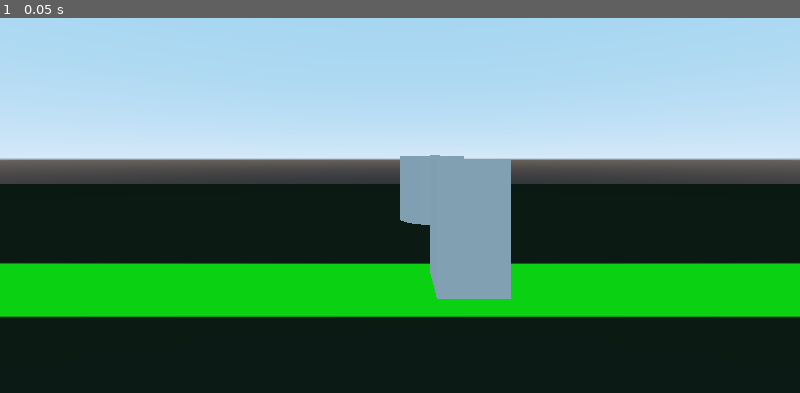
Above: before the commit, frame 1.
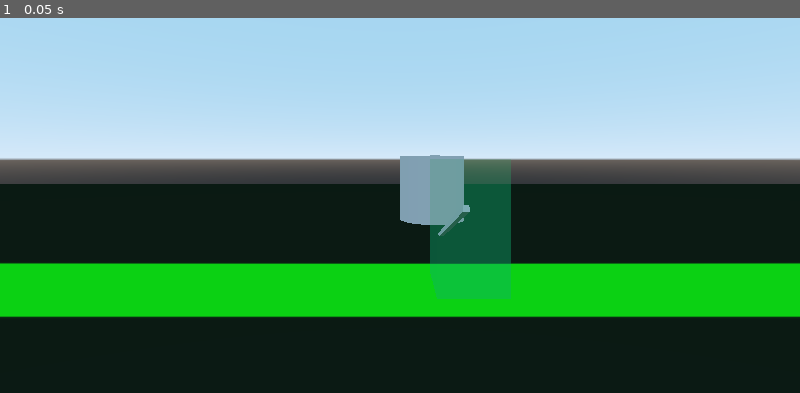
Above: after the commit, the same moment.

Repository: Paulpanther/MultiplayerTowerDefense
Game: Godot game, scene res://game/game.tscn
Same seed, same stepped clock (60 frames per second), same inputs: the game is played once before the commit and once after it.
Inputs:
- Up to frame 1 (0.05 s): no input

The runs differ from the first frame. In frame 1, 3.0% of the frame differs, in the area x 53-64%, y 37-75%.
Error in both runs: Assertion failed. (res://addons/multiplayer/NetworkGame.gd:84)

Commit message:
add correct hand movement

Diff:
--- a/player/CameraOrbit.gd
+++ b/player/CameraOrbit.gd
@@ -36,7 +36,10 @@
 
 	rotation_degrees.x += rot.x
 	rotation_degrees.x = clamp(rotation_degrees.x, minLookAngle, maxLookAngle)
+
 	hand.rotation_degrees.x += rot.x
+	hand.rotation_degrees.x = clamp(hand.rotation_degrees.x, minLookAngle + 90, maxLookAngle + 90)
+	#print(hand.rotation_degrees.x)
 
 	player.rotation_degrees.y -= rot.y
 
--- a/player/player.tscn
+++ b/player/player.tscn
@@ -11,6 +11,10 @@
 
 [sub_resource type="CubeMesh" id=2]
 size = Vector3( 1, 2, 1 )
+
+[sub_resource type="SpatialMaterial" id=4]
+flags_transparent = true
+albedo_color = Color( 0.0627451, 0.941176, 0.560784, 0.286275 )
 
 [sub_resource type="CubeMesh" id=3]
 size = Vector3( 0.1, 5, 0.1 )
@@ -32,7 +36,7 @@
 transform = Transform( 1, 0, 0, 0, 1, 0, 0, 0, 1, 0, 1, 0 )
 mesh = SubResource( 2 )
 skeleton = NodePath("")
-material/0 = null
+material/0 = SubResource( 4 )
 
 [node name="CameraOrbital" type="Spatial" parent="."]
 transform = Transform( 1, 0, 0, 0, 1, 0, 0, 0, 1, 0, 1, 0 )
Not shown: 1 places in player/player.tscn that only renumber resources
